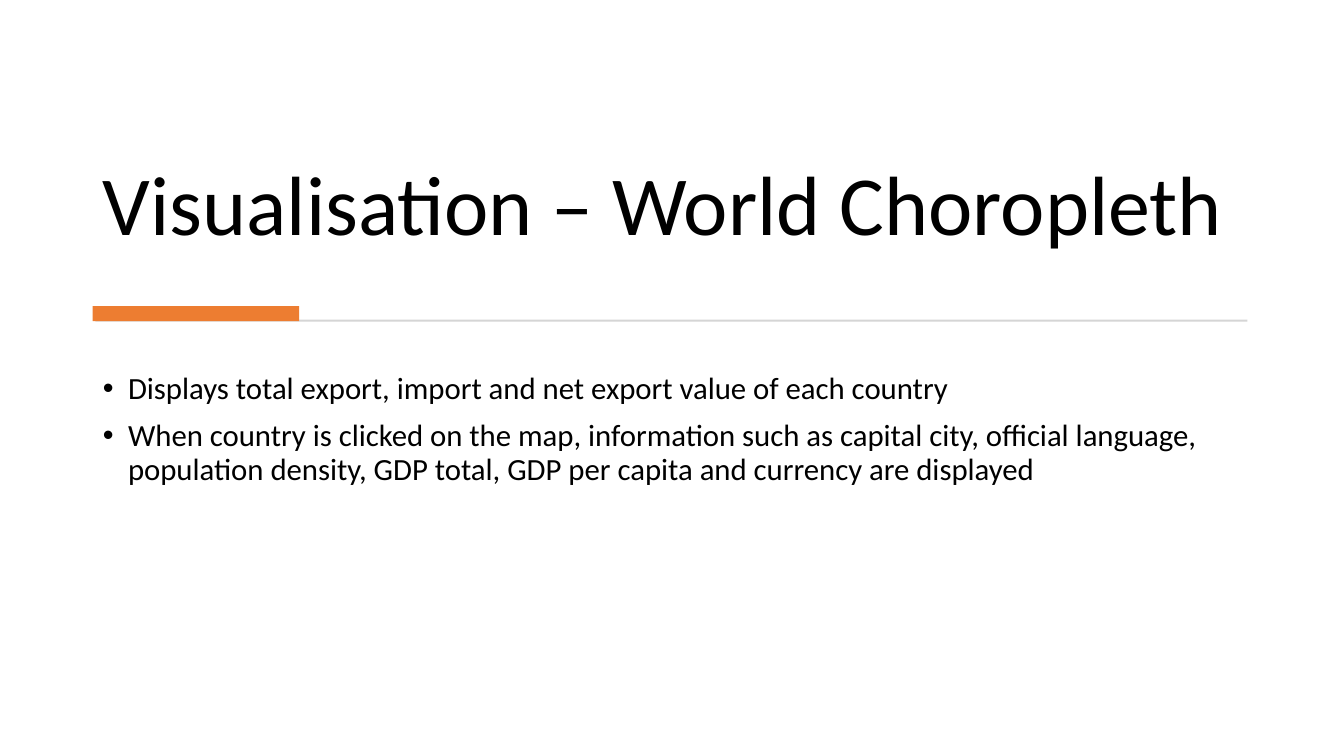
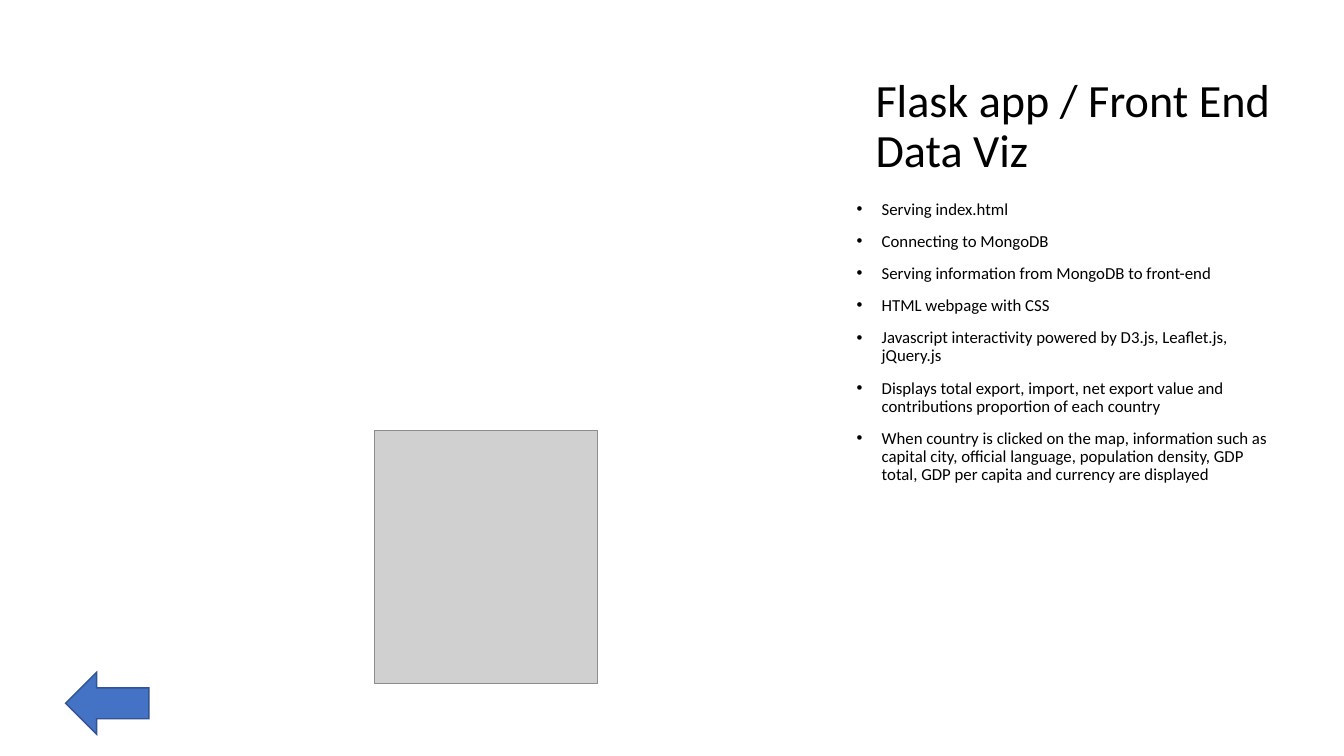
Before and after one commit to MATaylor0/data-viz-project, a slide deck: slide 7 of World Choropleth of Countries Trade Balance.pptx (slide 5 before the commit). Drawn at 1344x756 pixels with LibreOffice and Linux fonts; fonts in the diff are those of the drawing; grey boxes stand for pictures; background and template pictures are left out. Boxes give left, top, right and bottom in pixels: in the first picture for what was removed or moved away, otherwise in the second. Text is boxed around its words. In the diff, an @@ line names an element or a change of style, - is before the commit and + after.

```diff
--- a/World Choropleth of Countries Trade Balance.pptx
+++ b/World Choropleth of Countries Trade Balance.pptx
@@ freeform shape added at (726, 0, 1344, 644), fill #FFFFFF at 50% opacity @@
@@ freeform shape added at (744, 0, 1344, 623), fill #FFFFFF at 75% opacity @@
@@ title added at (876, 85, 1270, 168), 33 pt, text #000000 @@
+Flask app / Front End Data Viz
@@ title removed at (103, 176, 1222, 249) @@
-Visualisation – World Choropleth
@@ text "Serving index.html": place and size @@
-text "Serving index.html" at (128, 377, 1196, 485)
+text "Serving index.html" at (882, 203, 1267, 483)
@@ text at (882, 203, 1227, 415): text changed; size 22 to 12 pt @@
-• Displays total export, import and net export value of each country
+• Serving index.html
+• Connecting to MongoDB
+• Serving information from MongoDB to front-end
+• HTML webpage with CSS
+• Javascript interactivity powered by D3.js, Leaflet.js, jQuery.js
+• Displays total export, import, net export value and contributions proportion of each country
@@ rectangle removed at (93, 307, 299, 322) @@
@@ rectangle removed at (96, 320, 1248, 322) @@
@@ picture added at (375, 431, 598, 685) @@
@@ text at (882, 432, 1267, 483): size 22 to 12 pt in "When country is clicked on the map, ..."; indent changed @@
@@ right arrow added at (66, 673, 149, 734), fill #4472C4, outline #325491 1 pt @@
```
Also in this commit, not shown: 3 other slides changed, 4 slides added, 1 slide removed, 11 other files.
